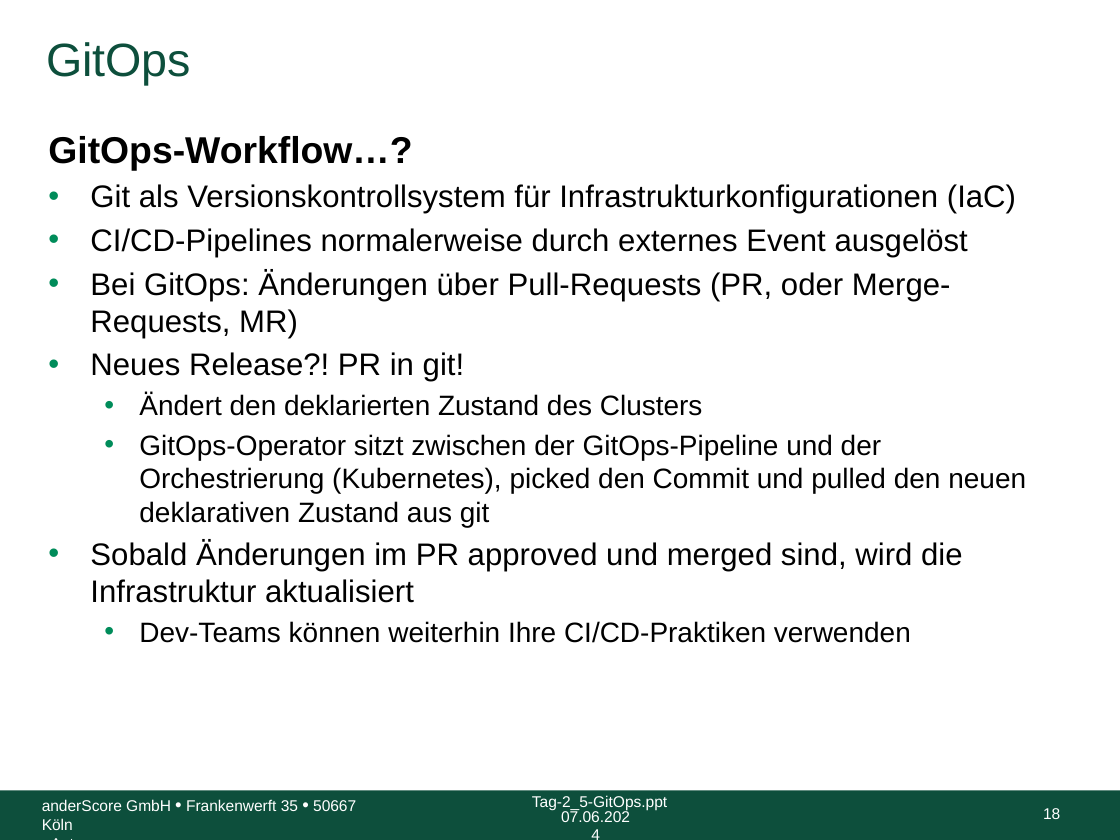
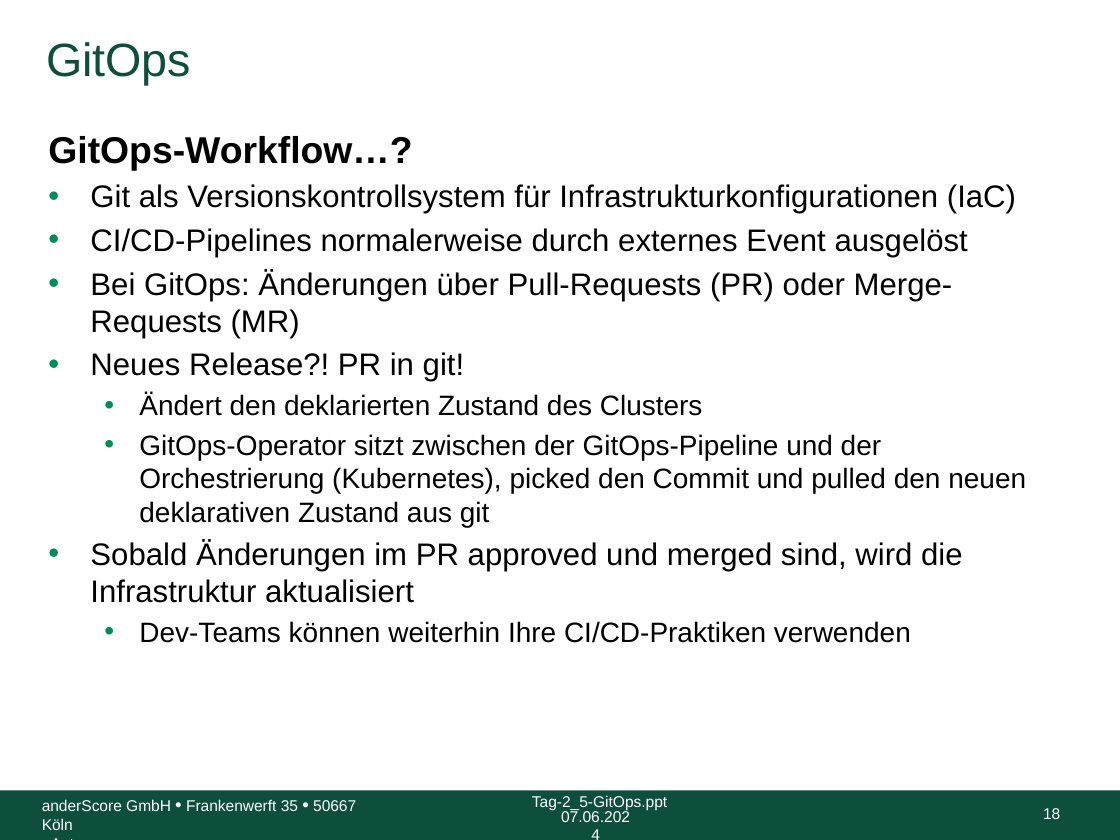
Before and after one commit to anderscore-gmbh/gitlab, a slide deck: slide 18 of slides/Tag-3_1-GitOps.pptx. Drawn at 1120x840 pixels with LibreOffice and Linux fonts; fonts in the diff are those of the drawing; background and template pictures are left out. Boxes give left, top, right and bottom in pixels: in the first picture for what was removed or moved away, otherwise in the second. Text is boxed around its words. In the diff, an @@ line names an element or a change of style, - is before the commit and + after.

Commit message:
Fix typo

```diff
--- a/slides/Tag-3_1-GitOps.pptx
+++ b/slides/Tag-3_1-GitOps.pptx
@@ text at (90, 270, 953, 338): text changed @@
-• Bei GitOps: Änderungen über Pull-Requests (PR, oder Merge-Requests, MR)
+• Bei GitOps: Änderungen über Pull-Requests (PR) oder Merge-Requests (MR)
```
Also in this commit, not shown: 2 other slides changed.
